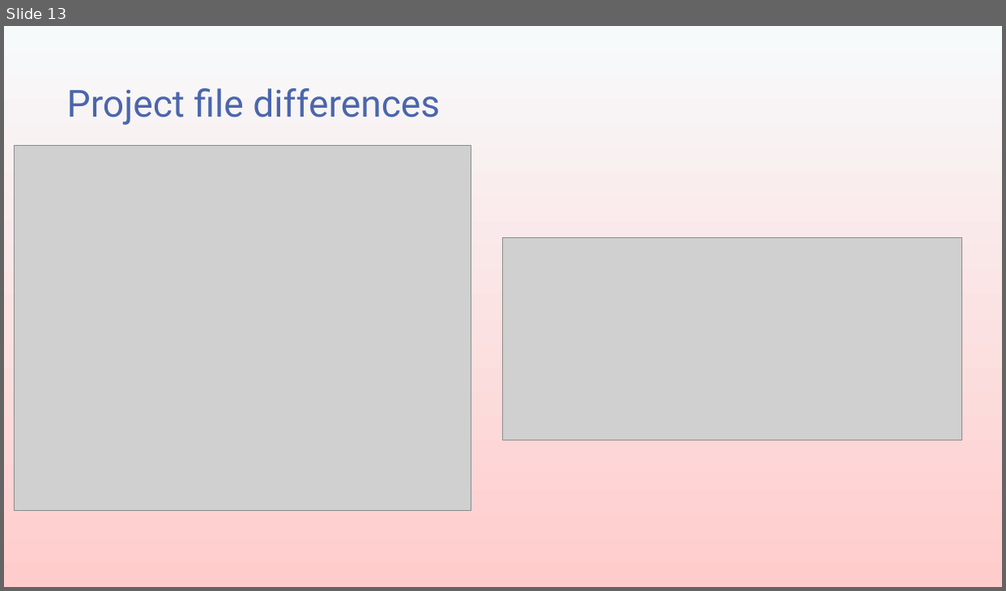
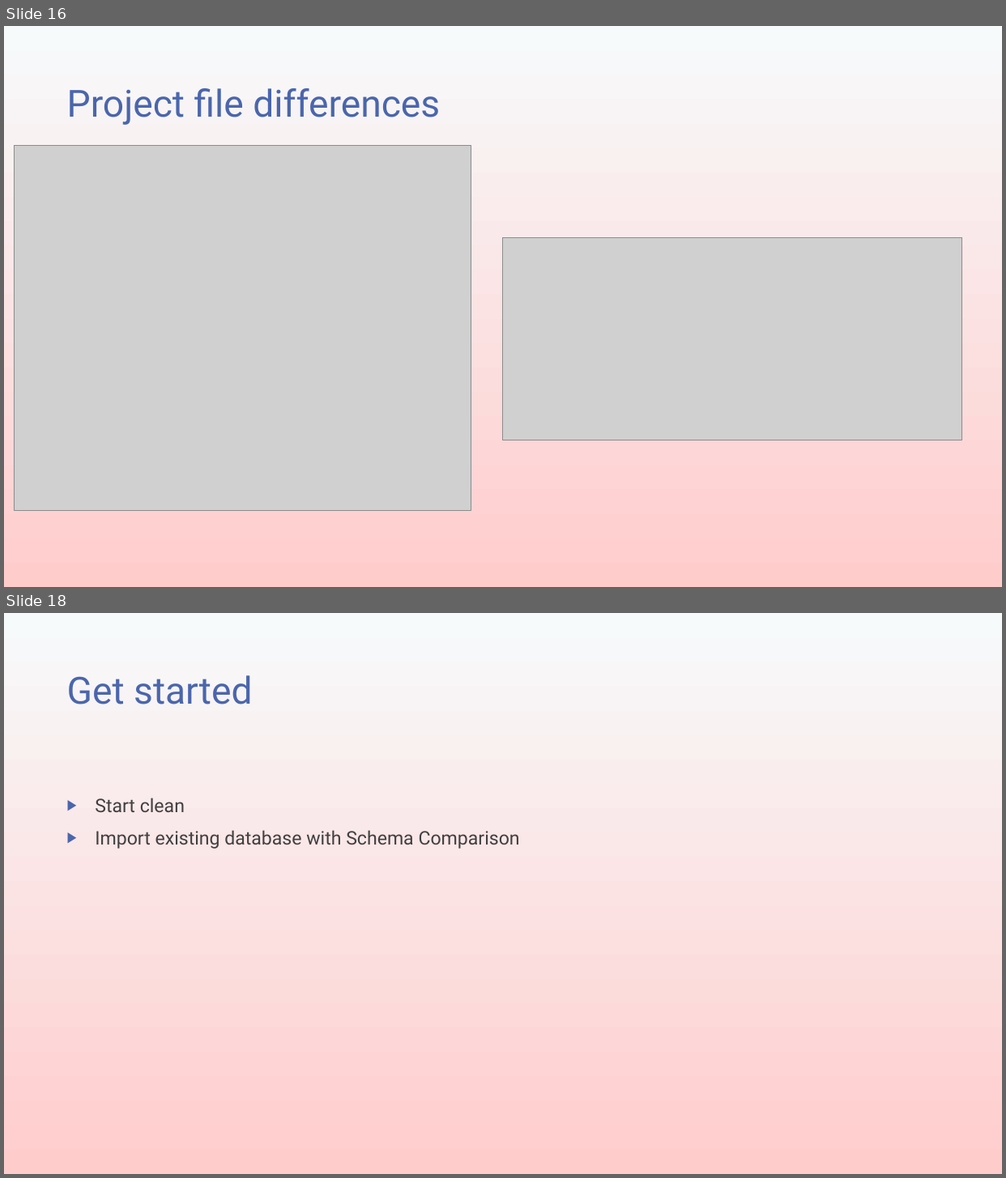
Before and after one commit to transmokopter/Presentations, a slide deck: an-introduction-to-sql-server-database-projects/an-introduction-to-sql-server-database-projects.pptx. Shown one above the other, each under a label of ours: slide 13 before the commit, slides 16 and 18 after it; the slides between them are not shown. The pictures are 1006x591 and 1006x1178 pixels, drawn with LibreOffice and Linux fonts; fonts in the diff are those of the drawing; grey boxes stand for pictures; background and template pictures are left out. Boxes give left, top, right and bottom in pixels: in the first picture for what was removed or moved away, otherwise in the second. Text is boxed around its words. In the diff, an @@ line names an element or a change of style, - is before the commit and + after.

```diff
--- a/an-introduction-to-sql-server-database-projects/an-introduction-to-sql-server-database-projects.pptx
+++ b/an-introduction-to-sql-server-database-projects/an-introduction-to-sql-server-database-projects.pptx
@@ slide 18 added at [4, 613, 1002, 1174], background gradient #F7FAFB to #FFCCCC @@
@@ title added at [67, 675, 252, 705], 36 pt, text #4A66AC @@
+Get started
@@ text added at [95, 798, 520, 849], 18 pt, text #404040 @@
+▶ Start clean
+▶ Import existing database with Schema Comparison
@@ what was slide 13 is now slide 16 @@
```
Also in this commit, not shown: 2 slides changed, 8 other slides added, 19 other files.
